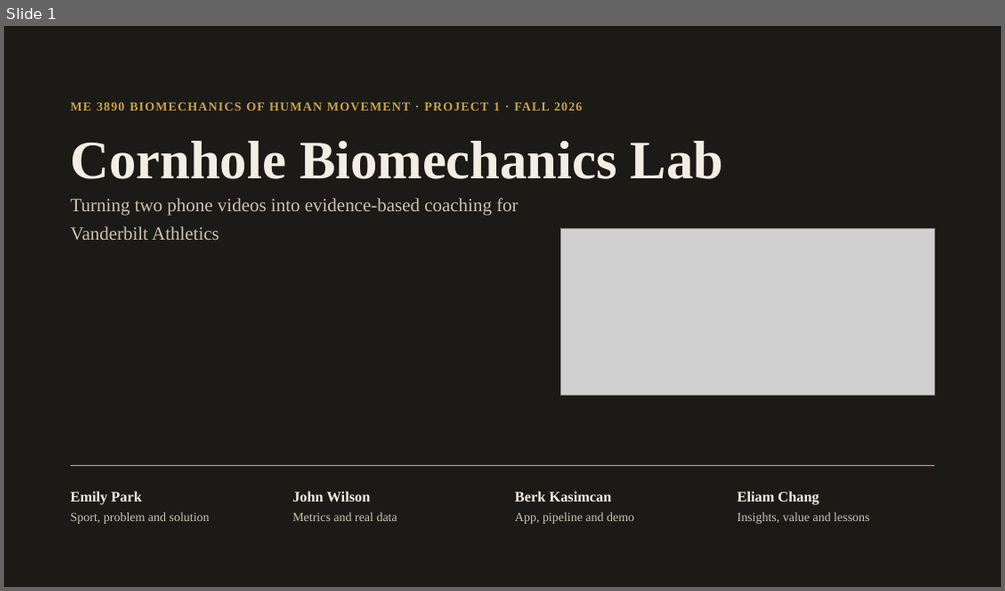
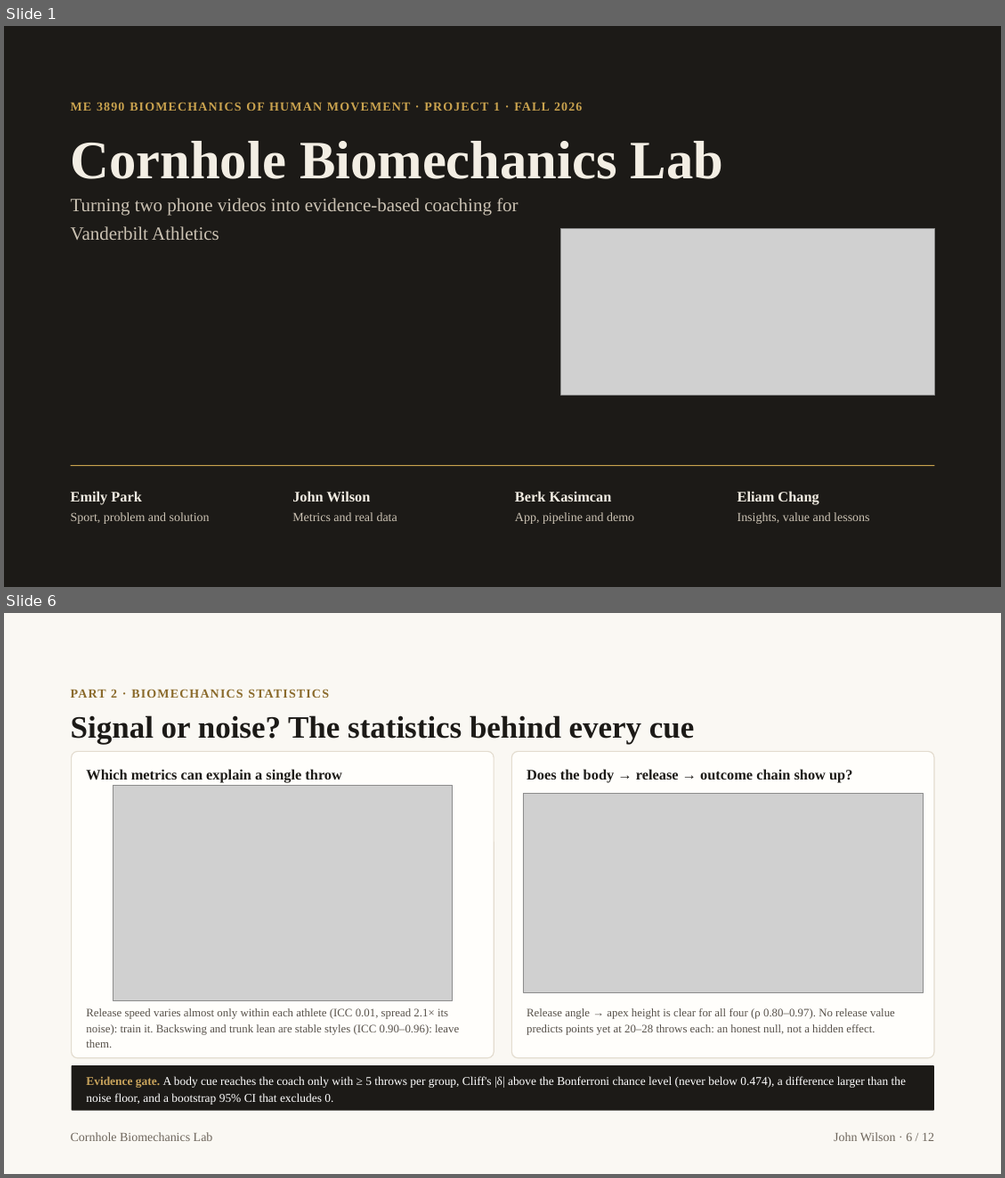
Before and after one commit to Berkonas/CornHoleBiomech, a slide deck: docs/presentation/Cornhole Biomechanics Lab - Final.pptx. Shown one above the other, each under a label of ours: slide 1 before the commit, slides 1 and 6 after it; the slides between them are not shown. The pictures are 1005x591 and 1005x1178 pixels, drawn with LibreOffice and Linux fonts; fonts in the diff are those of the drawing; grey boxes stand for pictures. Boxes give left, top, right and bottom in pixels: in the first picture for what was removed or moved away, otherwise in the second. Text is boxed around its words. In the diff, an @@ line names an element or a change of style, - is before the commit and + after.

```diff
--- a/docs/presentation/Cornhole Biomechanics Lab - Final.pptx
+++ b/docs/presentation/Cornhole Biomechanics Lab - Final.pptx
@@ slide 6 added at (4, 613, 1001, 1174), background #FAF8F3 @@
@@ text added at (71, 689, 329, 698), 12 pt, text #8A6A2B, bold @@
+PART 2 · BIOMECHANICS STATISTICS
@@ title added at (71, 715, 694, 744), 30 pt, text #1C1A17, bold @@
+Signal or noise? The statistics behind every cue
@@ rounded rectangle added at (72, 751, 494, 1058), fill #FFFEFB, outline #E3DCCF 1 pt @@
@@ text added at (86, 769, 341, 783), 14 pt, text #1C1A17, bold @@
+Which metrics can explain a single throw
@@ rounded rectangle added at (512, 751, 934, 1058), fill #FFFEFB, outline #E3DCCF 1 pt @@
@@ text added at (526, 769, 852, 783), 14 pt, text #1C1A17, bold @@
+Does the body → release → outcome chain show up?
@@ picture added at (113, 785, 452, 1000) @@
@@ picture added at (523, 793, 923, 992) @@
@@ text added at (86, 1008, 459, 1047), 11 pt, text #57514A @@
+Release speed varies almost only within each athlete (ICC 0.01, spread 2.1× its noise): train it. Backswing and trunk lean are stable styles (ICC 0.90–0.96): leave them.
@@ text added at (526, 1008, 895, 1035), 11 pt, text #57514A @@
+Release angle → apex height is clear for all four (ρ 0.80–0.97). No release value predicts points yet at 20–28 throws each: an honest null, not a hidden effect.
@@ rounded rectangle added at (72, 1065, 934, 1111), fill #1C1A17 @@
@@ text added at (86, 1076, 906, 1104), 11.5 pt, text #FFFFFF @@
+Evidence gate. A body cue reaches the coach only with ≥ 5 throws per group, Cliff's |δ| above the Bonferroni chance level (never below 0.474), a difference larger than the noise floor, and a bootstrap 95% CI that excludes 0.
@@ text added at (71, 1132, 213, 1141), 12 pt, text #6E665C @@
+Cornhole Biomechanics Lab
@@ text added at (833, 1132, 934, 1141), 12 pt, text #6E665C @@
+John Wilson · 6 / 12
```
Also in this commit, not shown: 16 slides changed, 2 other slides added, 14 other files.
